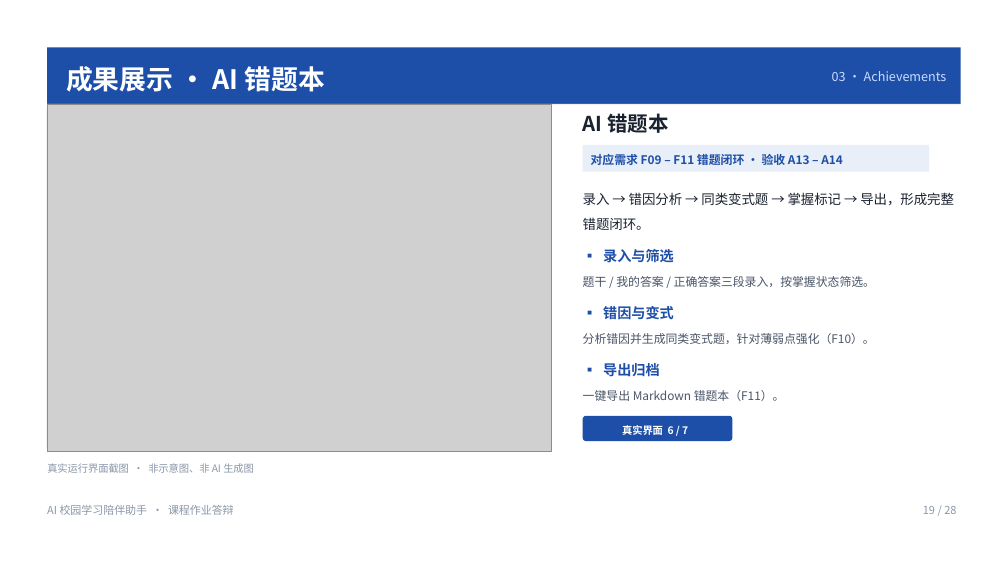
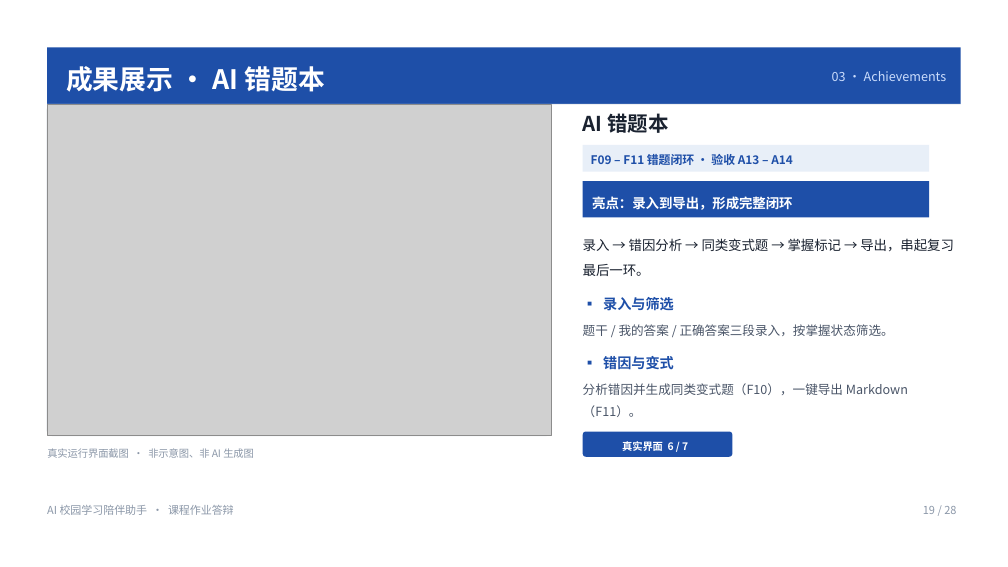
Before and after one commit to kecit33/ai-agent-study, a slide deck: slide 19 of docs/AI校园学习陪伴助手_团队展示与需求分析.pptx. Drawn at 1008x567 pixels with LibreOffice and Linux fonts; fonts in the diff are those of the drawing; grey boxes stand for pictures. Boxes give left, top, right and bottom in pixels: in the first picture for what was removed or moved away, otherwise in the second. Text is boxed around its words. In the diff, an @@ line names an element or a change of style, - is before the commit and + after.

```diff
--- a/docs/AI校园学习陪伴助手_团队展示与需求分析.pptx
+++ b/docs/AI校园学习陪伴助手_团队展示与需求分析.pptx
@@ picture: place and size @@
-picture at [47, 105, 551, 451]
+picture at [47, 105, 551, 436]
@@ rounded rectangle: place and size @@
-rounded rectangle at [47, 105, 551, 451]
+rounded rectangle at [47, 105, 551, 436]
@@ text at [591, 152, 793, 168]: text changed @@
-对应需求 F09 – F11 错题闭环 · 验收 A13 – A14
+F09 – F11 错题闭环 · 验收 A13 – A14
@@ rectangle added at [583, 181, 929, 218], fill #1E4FA8 @@
@@ text added at [592, 196, 792, 210], 12.8 pt, text #FFFFFF, bold @@
+亮点：录入到导出，形成完整闭环
@@ text at [583, 238, 954, 276]: text changed @@
-录入 → 错因分析 → 同类变式题 → 掌握标记 → 导出，形成完整错题闭环。
+录入 → 错因分析 → 同类变式题 → 掌握标记 → 导出，串起复习最后一环。
@@ text "▪ 录入与筛选": place and size @@
-text "▪ 录入与筛选" at [603, 249, 674, 263]
+text "▪ 录入与筛选" at [603, 297, 674, 311]
@@ text "题干 / 我的答案 / 正确答案三段录入，按掌握状态筛选。": place and size @@
-text "题干 / 我的答案 / 正确答案三段录入，按掌握状态筛选。" at [583, 276, 875, 287]
+text "题干 / 我的答案 / 正确答案三段录入，按掌握状态筛选。" at [583, 324, 894, 336]
@@ text "题干 / 我的答案 / 正确答案三段录入，按掌握状态筛选。" at [583, 324, 894, 336]: size 11.2 to 12 pt @@
@@ text "▪ 错因与变式": place and size @@
-text "▪ 错因与变式" at [603, 306, 674, 320]
+text "▪ 错因与变式" at [603, 356, 674, 370]
@@ text at [583, 383, 908, 417]: text changed; size 11.2 to 12 pt @@
-分析错因并生成同类变式题，针对薄弱点强化（F10）。
+分析错因并生成同类变式题（F10），一键导出 Markdown（F11）。
@@ text removed at [603, 363, 659, 377] @@
-▪ 导出归档
@@ text removed at [583, 390, 785, 401] @@
-一键导出 Markdown 错题本（F11）。
@@ text "真实运行界面截图 · 非示意图、非 AI 生成图": place and size @@
-text "真实运行界面截图 · 非示意图、非 AI 生成图" at [47, 463, 254, 473]
+text "真实运行界面截图 · 非示意图、非 AI 生成图" at [47, 448, 254, 458]
@@ rounded rectangle: place and size @@
-rounded rectangle at [583, 416, 733, 441]
+rounded rectangle at [583, 432, 733, 457]
@@ text "真实界面 6 / 7": place and size @@
-text "真实界面 6 / 7" at [622, 425, 688, 435]
+text "真实界面 6 / 7" at [622, 441, 688, 451]
```
Also in this commit, not shown: 18 other slides changed, 3 slides added, 3 slides removed, 28 other files.
